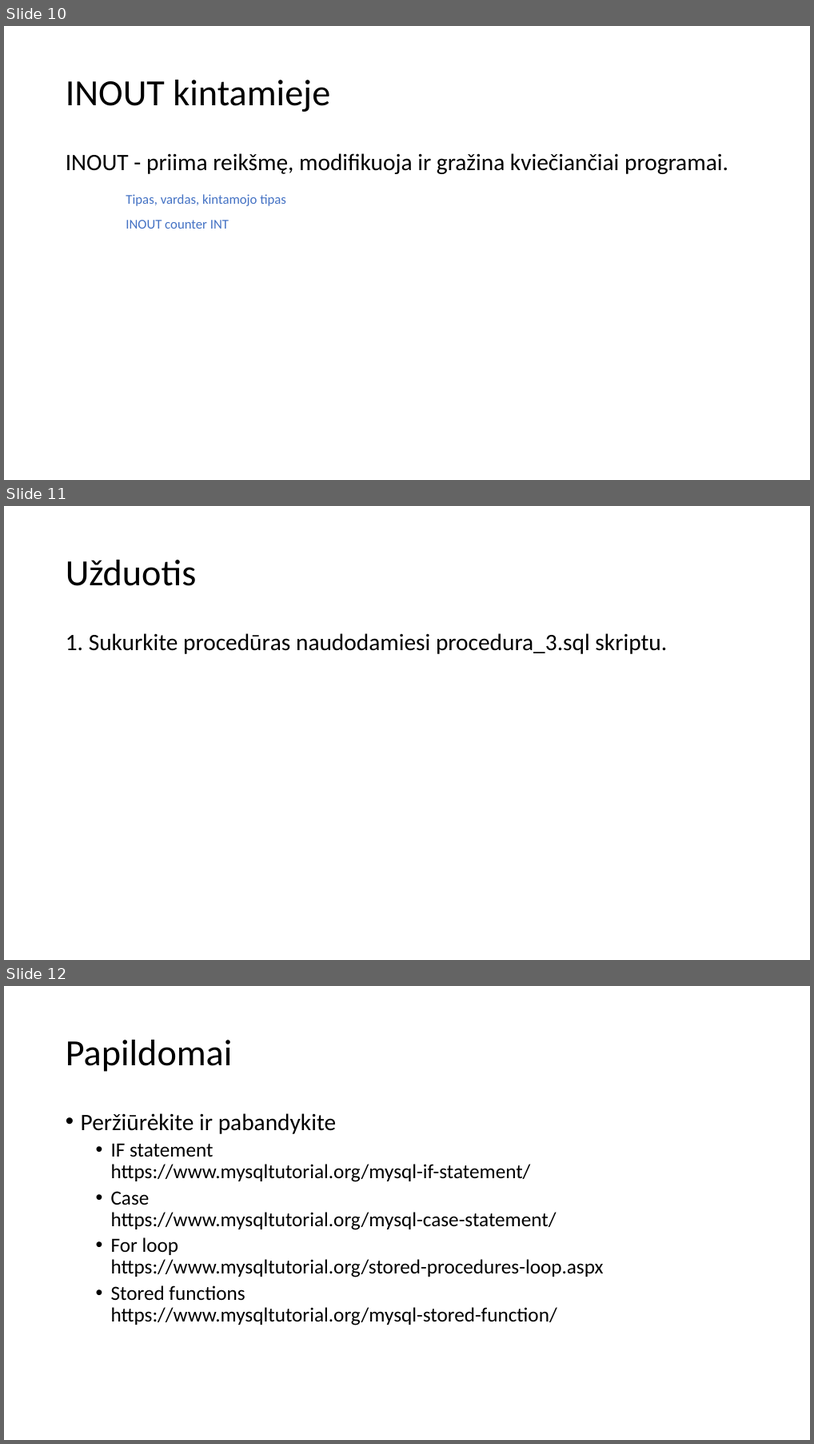
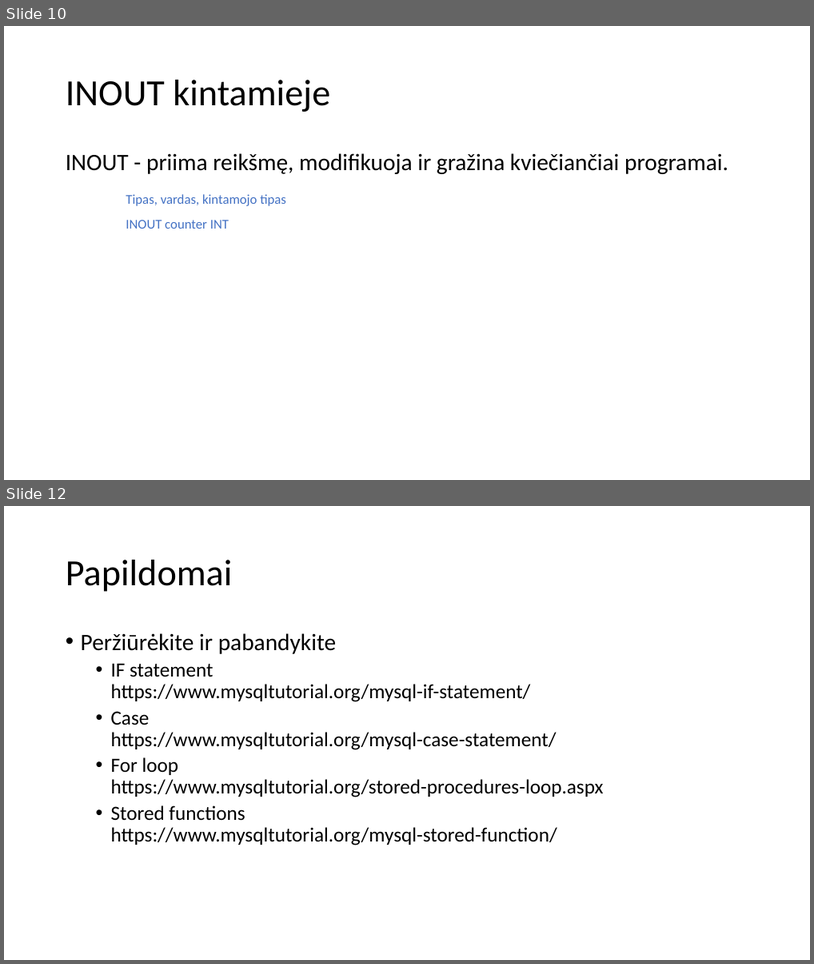
Before and after one commit to modsldn/darbas_su_duomenimis, a slide deck: skaidres/darbas_su_duomenimis_11.pptx. Shown one above the other, each under a label of ours: slides 10, 11 and 12 before the commit, slides 10 and 12 after it; the slides between them are not shown. The pictures are 814x1444 and 814x964 pixels, drawn with LibreOffice and Linux fonts; fonts in the diff are those of the drawing. Boxes give left, top, right and bottom in pixels: in the first picture for what was removed or moved away, otherwise in the second. Text is boxed around its words. In the diff, an @@ line names an element or a change of style, - is before the commit and + after.

```diff
--- a/skaidres/darbas_su_duomenimis_11.pptx
+++ b/skaidres/darbas_su_duomenimis_11.pptx
@@ slide 11 removed at [4,506,810,960], background #FFFFFF @@
@@ title removed at [66,560,196,586] @@
-Užduotis
@@ text removed at [66,633,667,654] @@
-1. Sukurkite procedūras naudodamiesi procedura_3.sql skriptu.
```
Also in this commit, not shown: 1 slide changed, 9 other files.
